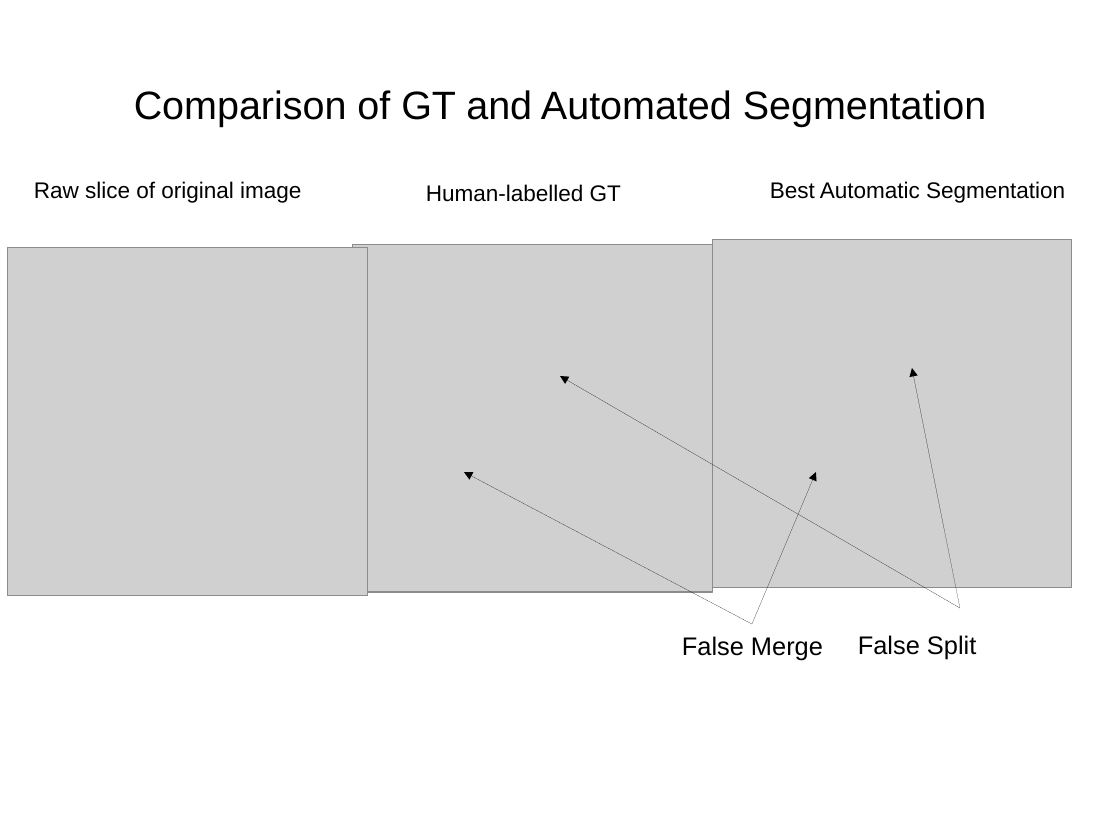
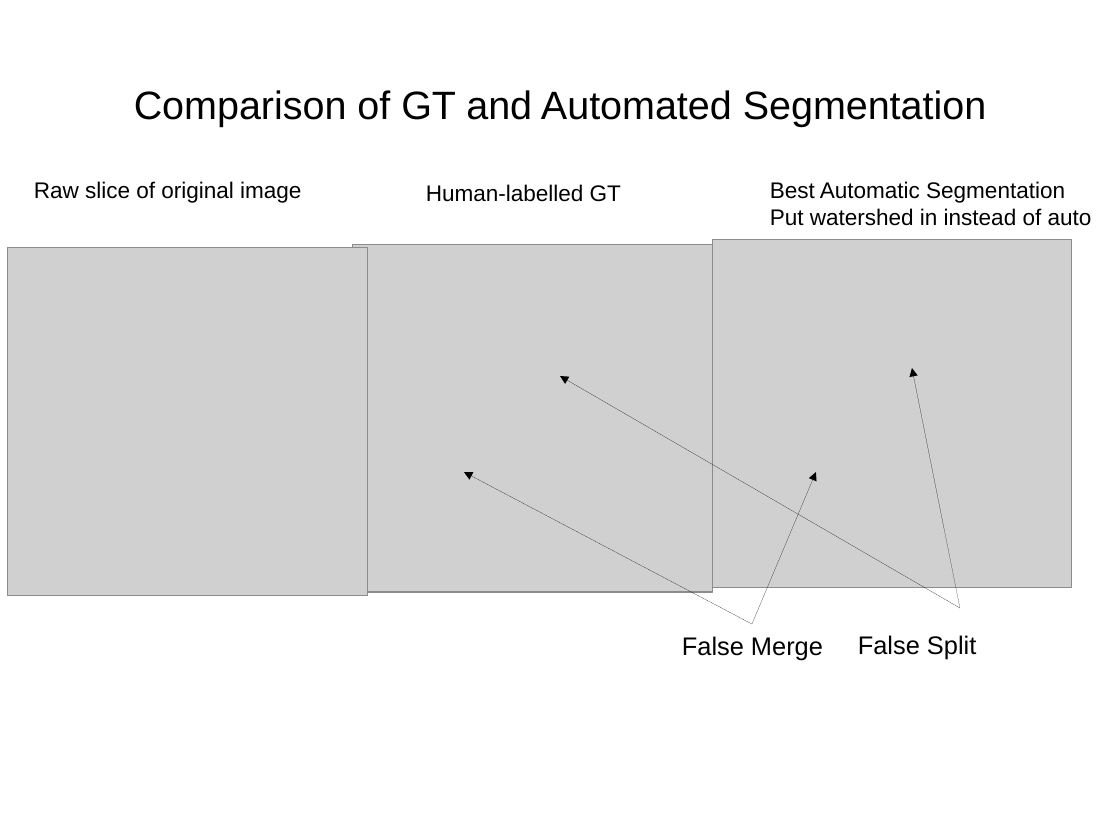
Before and after one commit to JohnnyTeutonic/view_all, a slide deck: slide 5 of Segmentation_Presentation.odp (slide 4 before the commit). Drawn at 1120x840 pixels with LibreOffice and Linux fonts; fonts in the diff are those of the drawing; grey boxes stand for pictures. Boxes give left, top, right and bottom in pixels: in the first picture for what was removed or moved away, otherwise in the second. Text is boxed around its words. In the diff, an @@ line names an element or a change of style, - is before the commit and + after.

```diff
--- a/Segmentation_Presentation.odp
+++ b/Segmentation_Presentation.odp
@@ text at <box>770,208,1092,240</box>: paragraph added @@
+Put watershed in instead of auto seg.
```
Also in this commit, not shown: 9 other slides changed, 4 slides added, 1 slide removed, 3 other files.
